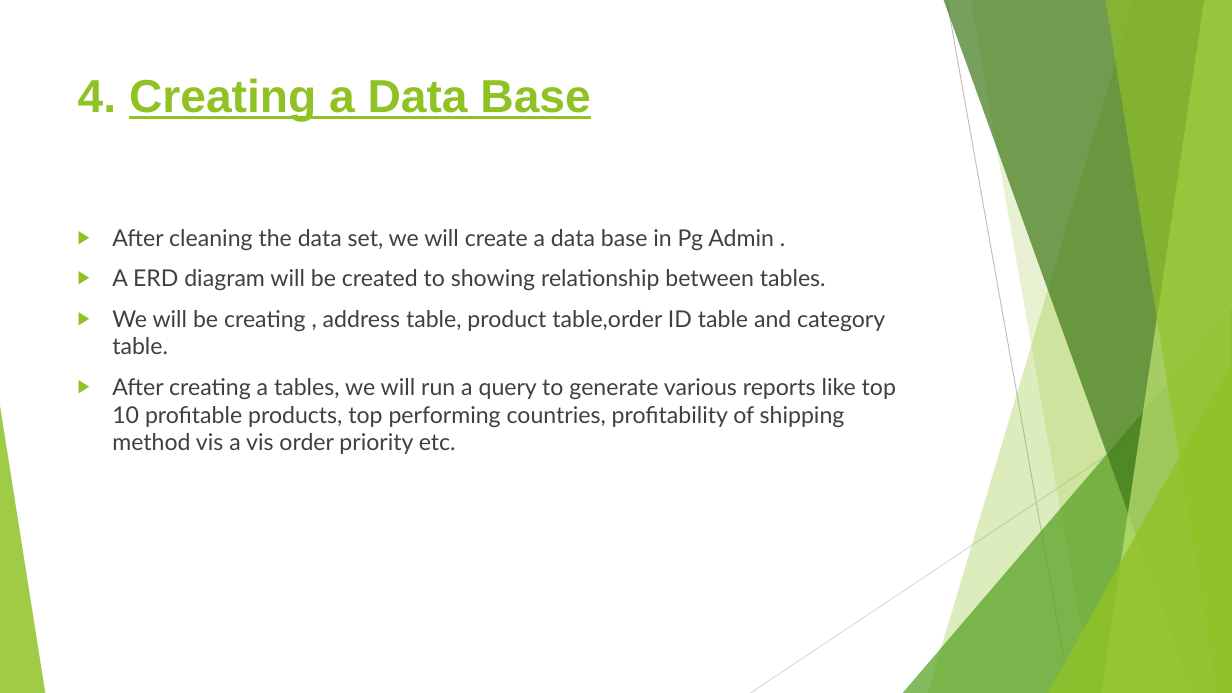
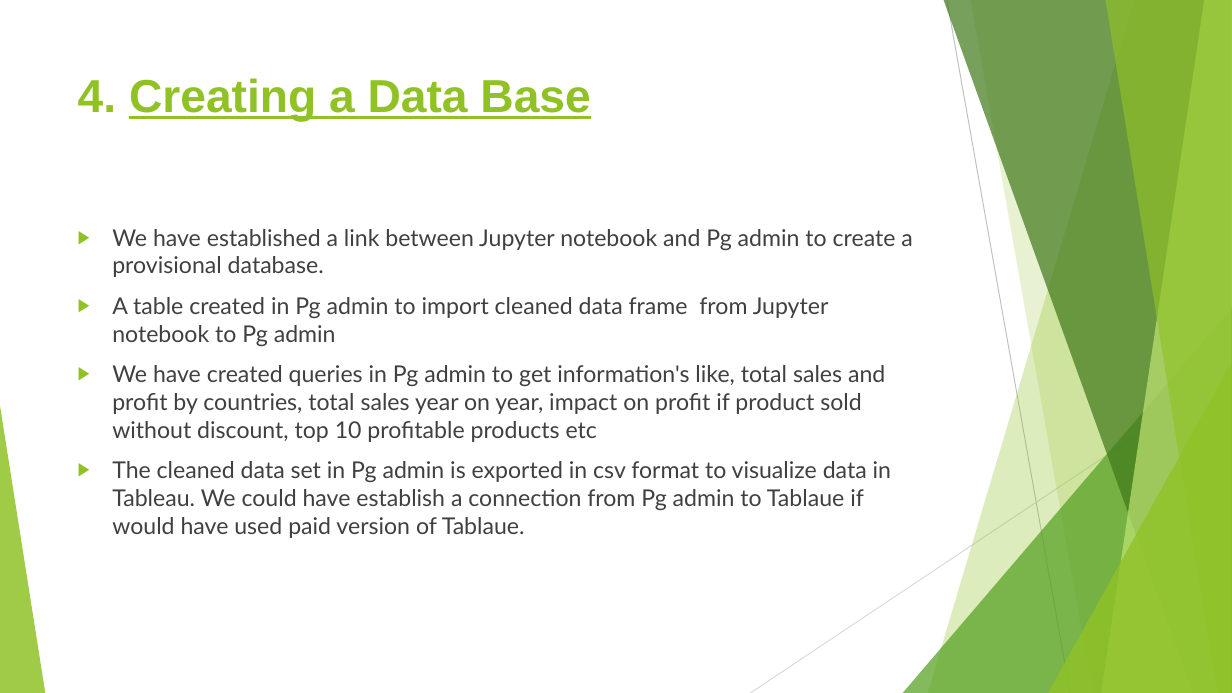
Before and after one commit to rubadhanaraj/Final_project, a slide deck: slide 7 of Project details.pptx. Drawn at 1232x693 pixels with LibreOffice and Linux fonts; fonts in the diff are those of the drawing. Boxes give left, top, right and bottom in pixels: in the first picture for what was removed or moved away, otherwise in the second. Text is boxed around its words. In the diff, an @@ line names an element or a change of style, - is before the commit and + after.

```diff
--- a/Project details.pptx
+++ b/Project details.pptx
@@ text at box(112, 229, 912, 538): text changed @@
-▶ After cleaning the data set, we will create a data base in Pg Admin .
-▶ A ERD diagram will be created to showing relationship between tables.
-▶ We will be creating , address table, product table,order ID table and category table.
-▶ After creating a tables, we will run a query to generate various reports like top 10 profitable products, top performing countries, profitability of shipping method vis a vis order priority etc.
+▶ We have established a link between Jupyter notebook and Pg admin to create a provisional database.
+▶ A table created in Pg admin to import cleaned data frame from Jupyter notebook to Pg admin
+▶ We have created queries in Pg admin to get information's like, total sales and profit by countries, total sales year on year, impact on profit if product sold without discount, top 10 profitable products etc
+▶ The cleaned data set in Pg admin is exported in csv format to visualize data in Tableau. We could have establish a connection from Pg admin to Tablaue if would have used paid version of Tablaue.
```
Also in this commit, not shown: 15 other slides changed, 2 slides added.
